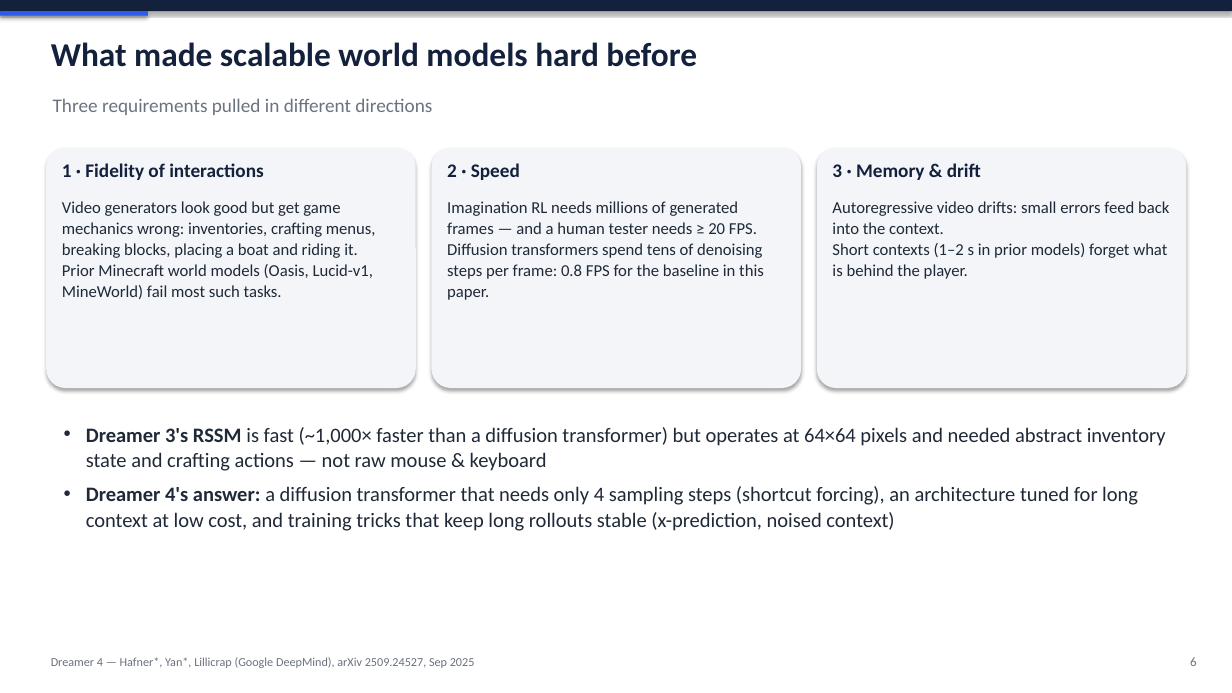
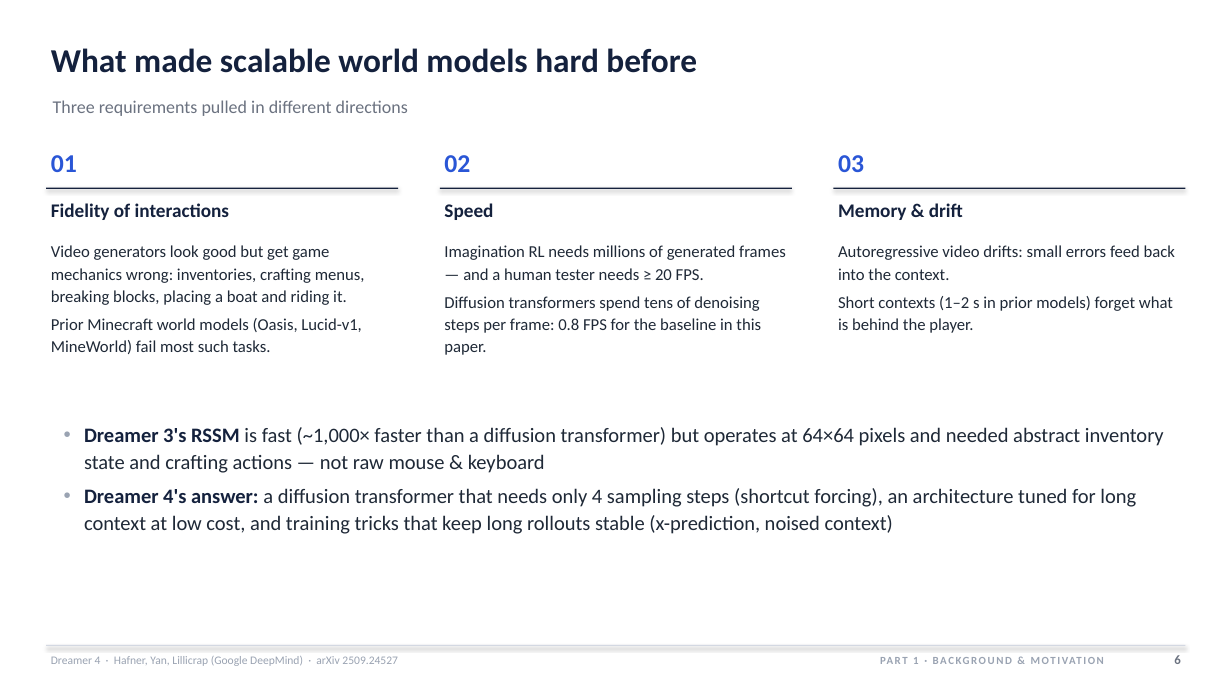
Before and after one commit to HarmannBitte/Dreamer-4, a slide deck: slide 6 of presentation/Dreamer4_Deep_Dive.pptx. Drawn at 1232x693 pixels with LibreOffice and Linux fonts; fonts in the diff are those of the drawing. Boxes give left, top, right and bottom in pixels: in the first picture for what was removed or moved away, otherwise in the second. Text is boxed around its words. In the diff, an @@ line names an element or a change of style, - is before the commit and + after.

```diff
--- a/presentation/Dreamer4_Deep_Dive.pptx
+++ b/presentation/Dreamer4_Deep_Dive.pptx
@@ rectangle removed at (x1=0, y1=0, x2=1232, y2=11) @@
@@ rectangle removed at (x1=0, y1=11, x2=148, y2=16) @@
@@ text "What made scalable world models ..." moved from (x1=51, y1=42, x2=697, y2=67) to (x1=51, y1=48, x2=697, y2=73) @@
@@ text "Three requirements pulled in different ..." at (x1=53, y1=100, x2=408, y2=116): size 15 to 14 pt @@
@@ rounded rectangle removed at (x1=46, y1=148, x2=416, y2=388) @@
@@ rounded rectangle removed at (x1=432, y1=148, x2=801, y2=388) @@
@@ rounded rectangle removed at (x1=817, y1=148, x2=1187, y2=388) @@
@@ text added at (x1=51, y1=155, x2=77, y2=172), 20 pt, text #2A56D6, bold @@
+01
@@ text added at (x1=444, y1=155, x2=470, y2=172), 20 pt, text #2A56D6, bold @@
+02
@@ text added at (x1=838, y1=155, x2=864, y2=172), 20 pt, text #2A56D6, bold @@
+03
@@ rectangle added at (x1=46, y1=188, x2=398, y2=189), fill #14213D @@
@@ text at (x1=51, y1=203, x2=230, y2=220): text changed @@
-1 · Fidelity of interactions
+Fidelity of interactions
@@ rectangle added at (x1=440, y1=188, x2=792, y2=189), fill #14213D @@
@@ text at (x1=444, y1=203, x2=493, y2=220): text changed @@
-2 · Speed
+Speed
@@ rectangle added at (x1=834, y1=188, x2=1186, y2=189), fill #14213D @@
@@ text at (x1=838, y1=203, x2=963, y2=220): text changed @@
-3 · Memory & drift
+Memory & drift
@@ line spacing 1.05 to 1.1; more space between paragraphs in 3 elements at (x1=444, y1=245, x2=786, y2=355), (x1=838, y1=245, x2=1175, y2=333), (x1=51, y1=245, x2=365, y2=354) @@
@@ text "Video generators look good but ..." moved from (x1=62, y1=201, x2=376, y2=299) to (x1=51, y1=245, x2=365, y2=354) @@
@@ text "Imagination RL needs millions of ..." moved from (x1=447, y1=201, x2=764, y2=300) to (x1=444, y1=245, x2=786, y2=355) @@
@@ text "Autoregressive video drifts: small errors ..." moved from (x1=832, y1=201, x2=1169, y2=279) to (x1=838, y1=245, x2=1175, y2=333) @@
@@ text "Dreamer 3's RSSM is fast ..." at (x1=84, y1=427, x2=1164, y2=534): text colour #1F2937 to #14213D in "Dreamer 3's RSSM", "Dreamer 4's answer:"; indent changed; line spacing 1.05 to 1.08 @@
@@ rectangle added at (x1=46, y1=645, x2=1186, y2=646), fill #D3D8E2 @@
@@ text at (x1=51, y1=656, x2=398, y2=666): text changed; size 9.5 to 9 pt; text colour #6B7280 to #9AA3B2 @@
-Dreamer 4 — Hafner*, Yan*, Lillicrap (Google DeepMind), arXiv 2509.24527, Sep 2025
+Dreamer 4 · Hafner, Yan, Lillicrap (Google DeepMind) · arXiv 2509.24527
@@ text added at (x1=913, y1=657, x2=919, y2=664), 8.5 pt, text #9AA3B2, bold @@
+PART 1 · BACKGROUND & MOTIVATION
@@ text "6" at (x1=1174, y1=655, x2=1180, y2=664): bold on @@
```
Also in this commit, not shown: 38 other slides changed, 6 other files.
